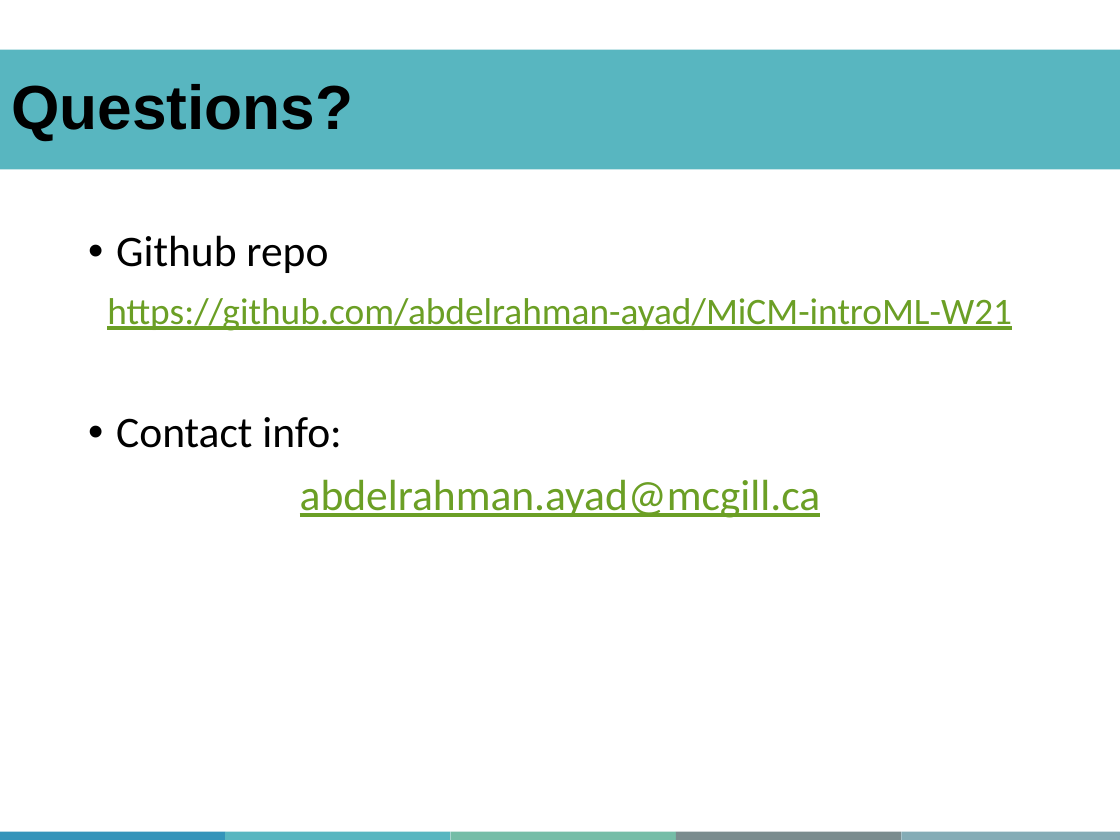
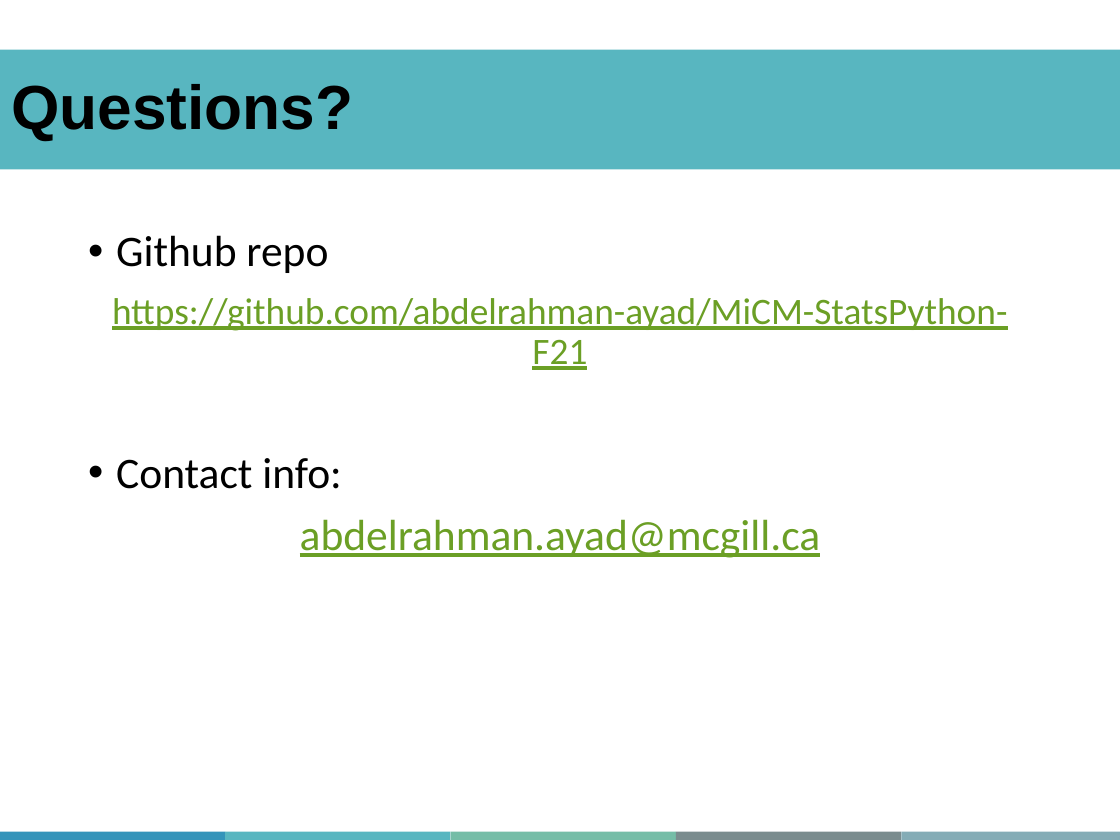
Before and after one commit to abdelrahman-ayad/MiCM-StatsPython-F21, a slide deck: slide 20 of MiCM_StatsPythonF21_AAyad.pptx (slide 26 before the commit). Drawn at 1120x840 pixels with LibreOffice and Linux fonts; fonts in the diff are those of the drawing; background and template pictures are left out. Boxes give left, top, right and bottom in pixels: in the first picture for what was removed or moved away, otherwise in the second. Text is boxed around its words. In the diff, an @@ line names an element or a change of style, - is before the commit and + after.

```diff
--- a/MiCM_StatsPythonF21_AAyad.pptx
+++ b/MiCM_StatsPythonF21_AAyad.pptx
@@ text at [112,298,1007,370]: text changed @@
-https://github.com/abdelrahman-ayad/MiCM-introML-W21
+https://github.com/abdelrahman-ayad/MiCM-StatsPython-F21
```
Also in this commit, not shown: 3 other slides changed, 1 slide added, 7 slides removed, 1 other file.
